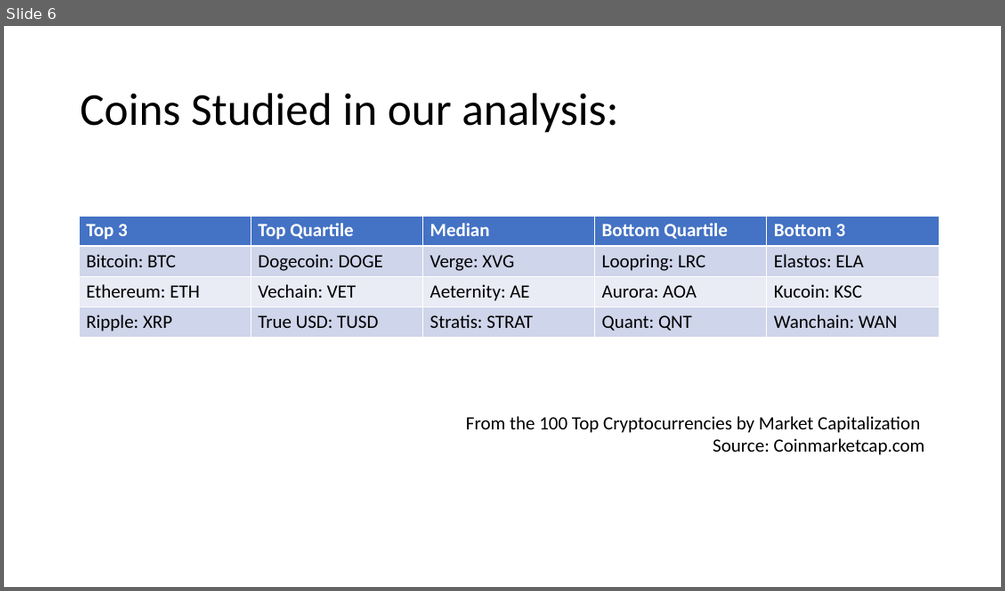
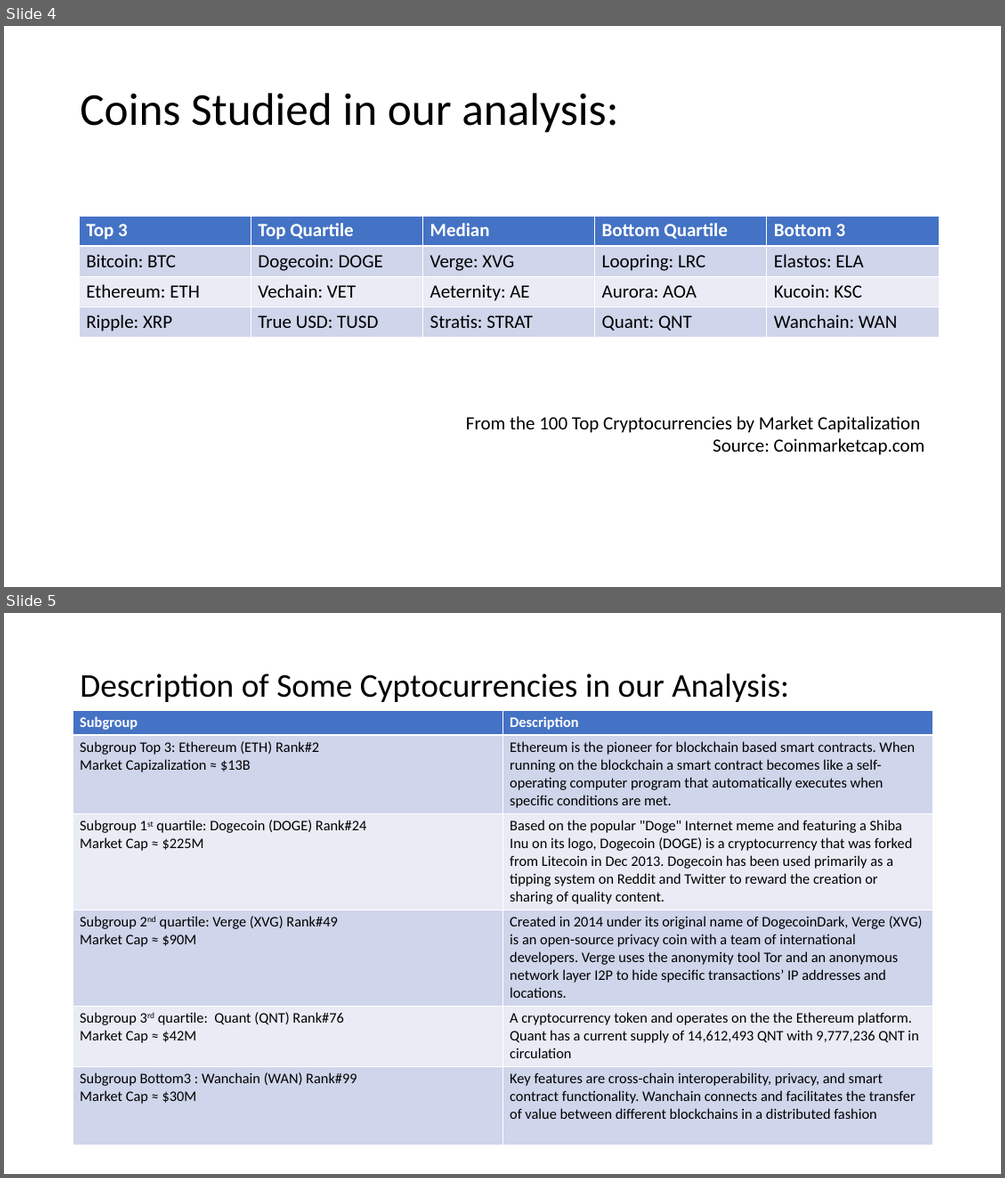
Before and after one commit to kevzha/CryptoAnalysis, a slide deck: Crypto Presentation .ppt. Shown one above the other, each under a label of ours: slide 6 before the commit, slides 4 and 5 after it. The pictures are 1005x591 and 1005x1178 pixels, drawn with LibreOffice and Linux fonts; fonts in the diff are those of the drawing. Boxes give left, top, right and bottom in pixels: in the first picture for what was removed or moved away, otherwise in the second. Text is boxed around its words. In the diff, an @@ line names an element or a change of style, - is before the commit and + after.

```diff
--- a/Crypto Presentation .ppt
+++ b/Crypto Presentation .ppt
@@ slide 5 added at [4, 613, 1001, 1174], background #FFFFFF @@
@@ title added at [80, 674, 789, 702], 32 pt, text #000000 @@
+Description of Some Cyptocurrencies in our Analysis:
@@ table added at [73, 710, 932, 1138], 6 rows, 2 columns @@
+Subgroup | Description
+Subgroup Top 3: Ethereum (ETH) Rank#2 / Market Capizalization ≈ $13B | Ethereum is the pioneer for blockchain based smart contracts. When running on the blockchain a smart contract becomes like a self-operating computer program that automatically executes when specific conditions are met.
+Subgroup 1st quartile: Dogecoin (DOGE) Rank#24 / Market Cap ≈ $225M | Based on the popular "Doge" Internet meme and featuring a Shiba Inu on its logo, Dogecoin (DOGE) is a cryptocurrency that was forked from Litecoin in Dec 2013. Dogecoin has been used primarily as a tipping system on Reddit and Twitter to reward the creation or sharing of quality content.
+Subgroup 2nd quartile: Verge (XVG) Rank#49 / Market Cap ≈ $90M | Created in 2014 under its original name of DogecoinDark, Verge (XVG) is an open-source privacy coin with a team of international developers. Verge uses the anonymity tool Tor and an anonymous network layer I2P to hide specific transactions’ IP addresses and locations.
+Subgroup 3rd quartile: Quant (QNT) Rank#76 / Market Cap ≈ $42M | A cryptocurrency token and operates on the the Ethereum platform. Quant has a current supply of 14,612,493 QNT with 9,777,236 QNT in circulation
+Subgroup Bottom3 : Wanchain (WAN) Rank#99 / Market Cap ≈ $30M | Key features are cross-chain interoperability, privacy, and smart contract functionality. Wanchain connects and facilitates the transfer of value between different blockchains in a distributed fashion
@@ what was slide 6 is now slide 4 @@
```
Also in this commit, not shown: 1 slide changed, 2 other slides added, 2 slides removed, 4 other files.
